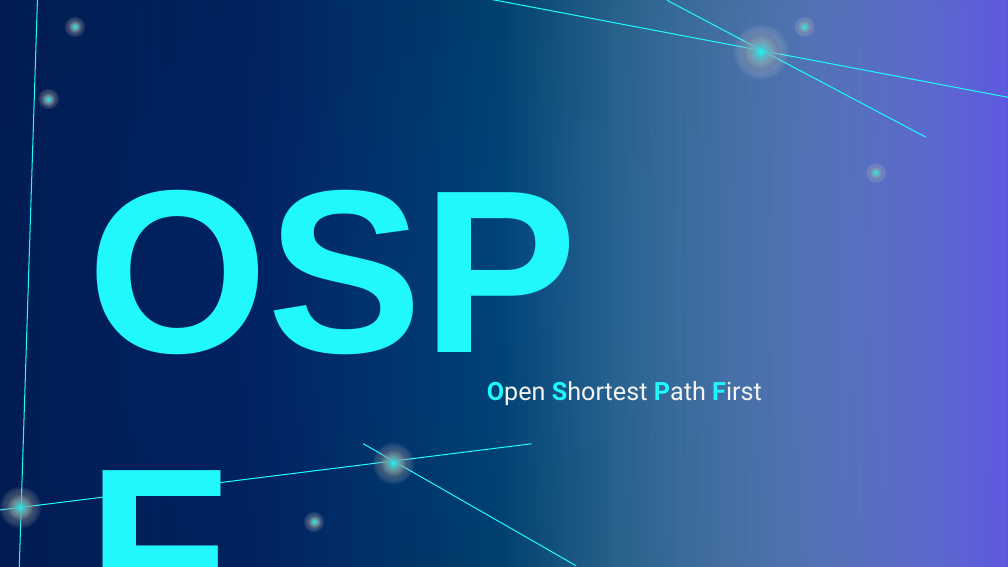
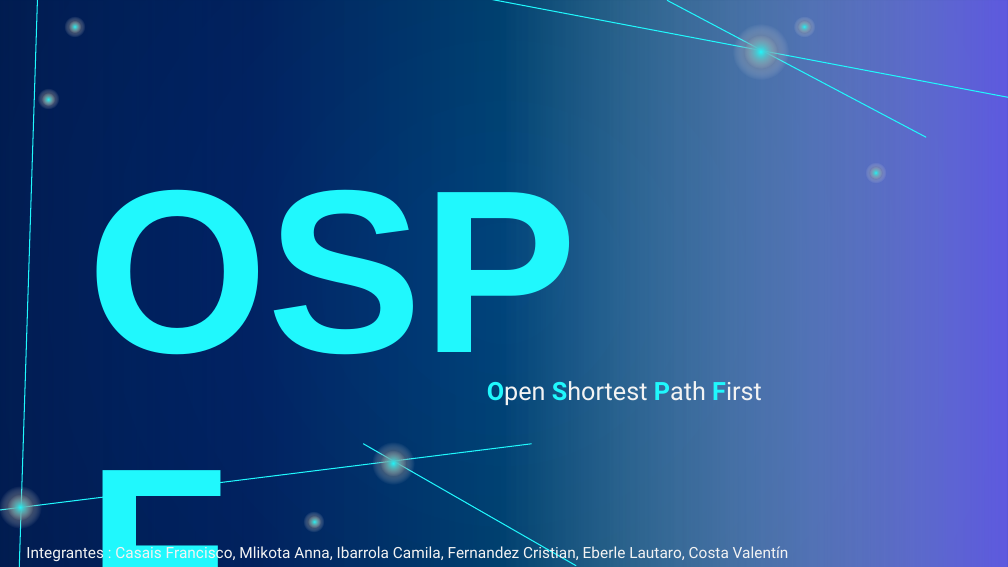
Before and after one commit to AustroPa/Prueba123, a slide deck: slide 1 of REDES.pptx. Drawn at 1008x567 pixels with LibreOffice and Linux fonts; fonts in the diff are those of the drawing. Boxes give left, top, right and bottom in pixels: in the first picture for what was removed or moved away, otherwise in the second. Text is boxed around its words. In the diff, an @@ line names an element or a change of style, - is before the commit and + after.

```diff
--- a/REDES.pptx
+++ b/REDES.pptx
@@ text added at [26, 544, 789, 562], 11 pt, text #F3F3F3 @@
+Integrantes : Casais Francisco, Mlikota Anna, Ibarrola Camila, Fernandez Cristian, Eberle Lautaro, Costa Valentín
```
